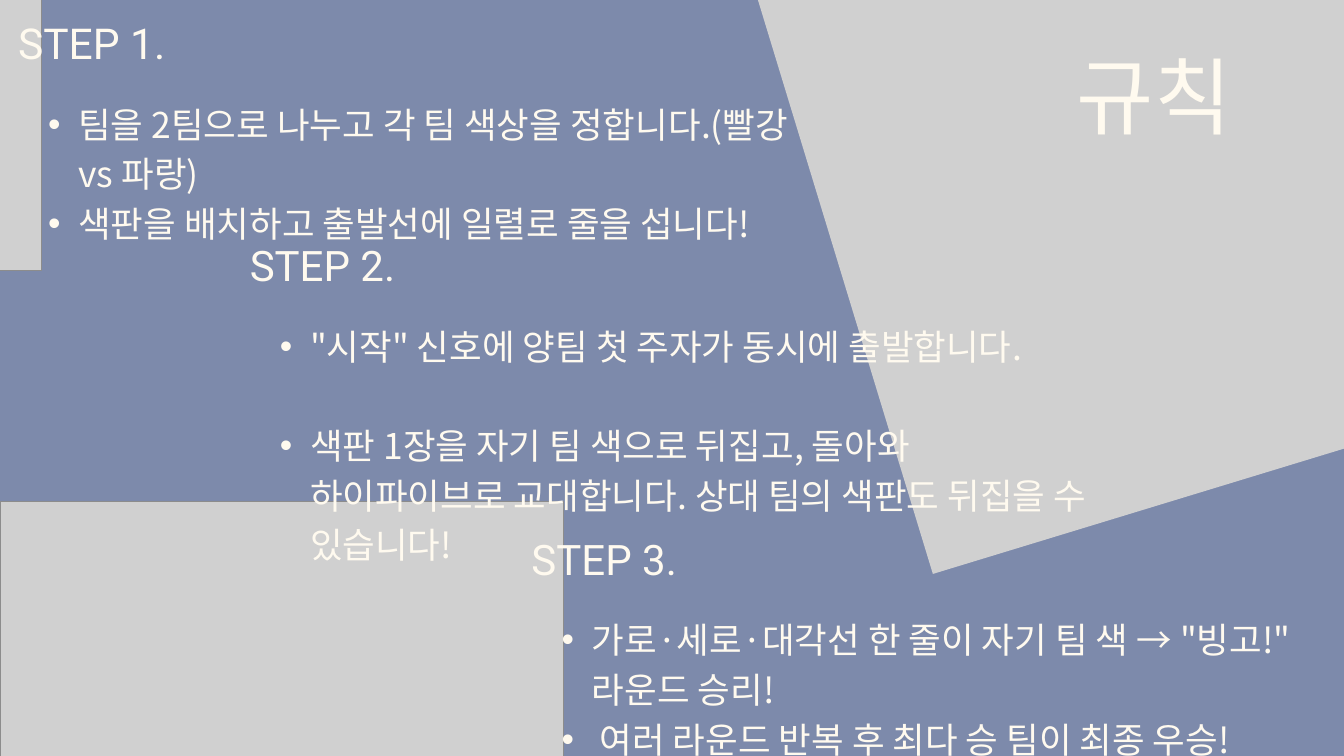
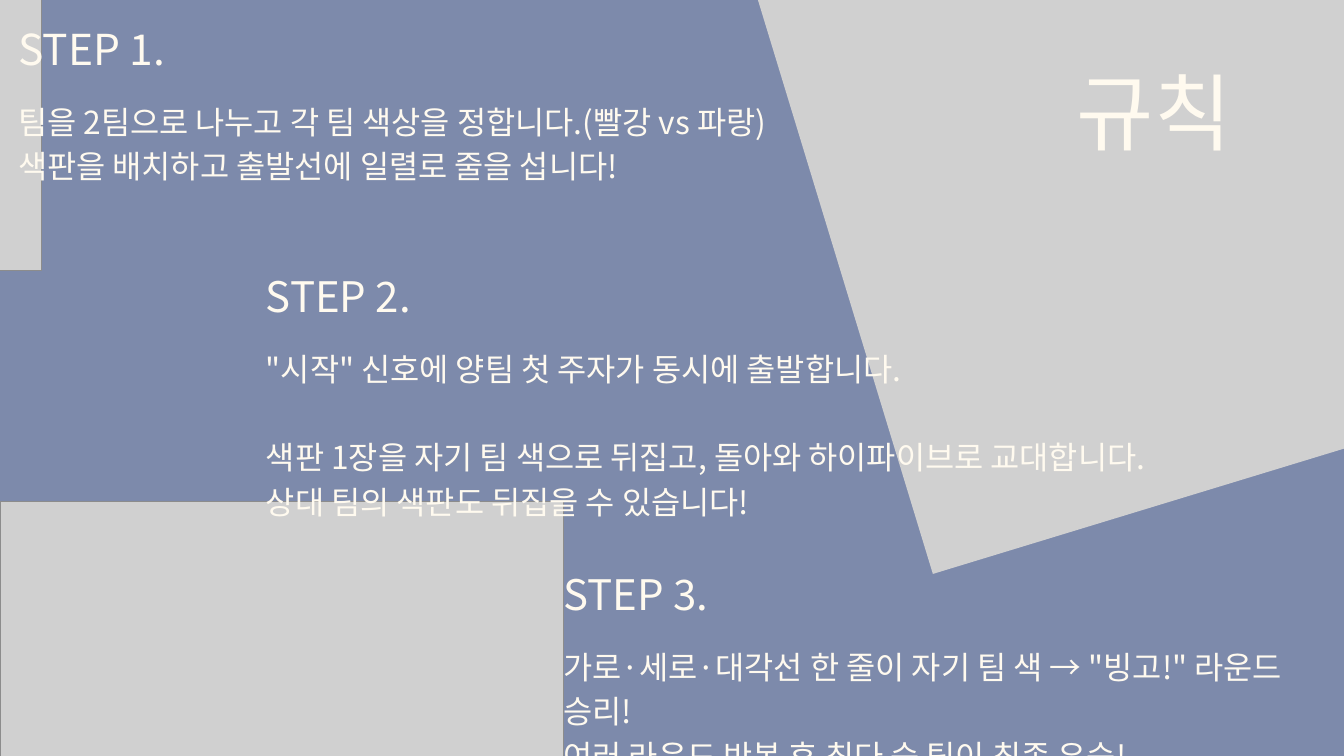
Before and after one commit to tkdgns25300/sunday_play, a slide deck: slide 2 of public/downloads/games/color-flip-bingo/rules.pptx. Drawn at 1344x756 pixels with LibreOffice and Linux fonts; fonts in the diff are those of the drawing; grey boxes stand for pictures. Boxes give left, top, right and bottom in pixels: in the first picture for what was removed or moved away, otherwise in the second. Text is boxed around its words. In the diff, an @@ line names an element or a change of style, - is before the commit and + after.

```diff
--- a/public/downloads/games/color-flip-bingo/rules.pptx
+++ b/public/downloads/games/color-flip-bingo/rules.pptx
@@ text "규칙": place and size @@
-text "규칙" at (1077, 59, 1232, 134)
+text "규칙" at (1077, 75, 1232, 150)
@@ text "팀을 2팀으로 나누고 각 팀 ..." at (18, 101, 766, 187): size 38 to 34 pt; bullet • to none; list level 2 to 1 in "팀을 2팀으로 나누고 각 팀 ..."; line spacing 53.2pt to 47.6pt; list level 2 to 1 in "색판을 배치하고 출발선에 일렬로 줄을 ..." @@
@@ font Roboto to Noto Sans CJK KR in 4 elements at (18, 22, 165, 76), (1077, 75, 1232, 150), (564, 579, 709, 611), (266, 281, 411, 313) @@
@@ text "STEP 2.": place and size @@
-text "STEP 2." at (250, 251, 395, 282)
+text "STEP 2." at (266, 281, 411, 313)
@@ text ""시작" 신호에 양팀 첫 주자가 ...": place and size @@
-text ""시작" 신호에 양팀 첫 주자가 ..." at (310, 324, 1086, 518)
+text ""시작" 신호에 양팀 첫 주자가 ..." at (266, 348, 1146, 522)
@@ text ""시작" 신호에 양팀 첫 주자가 ..." at (266, 348, 1146, 522): size 38 to 34 pt; bullet • to none; list level 2 to 1 in ""시작" 신호에 양팀 첫 주자가 ..."; line spacing 53.2pt to 47.6pt; list level 2 to 1 in "색판 1장을 자기 팀 색으로 ..." @@
@@ text "STEP 3.": place and size @@
-text "STEP 3." at (531, 536, 677, 585)
+text "STEP 3." at (564, 579, 709, 611)
@@ text "가로·세로·대각선 한 줄이 자기 팀 ...": place and size @@
-text "가로·세로·대각선 한 줄이 자기 팀 ..." at (592, 623, 1290, 756)
+text "가로·세로·대각선 한 줄이 자기 팀 ..." at (564, 653, 1281, 726)
@@ text "가로·세로·대각선 한 줄이 자기 팀 ..." at (564, 653, 1281, 726): size 38 to 34 pt; bullet • to none; list level 2 to 1 in "가로·세로·대각선 한 줄이 자기 팀 ..."; line spacing 53.2pt to 47.6pt; list level 2 to 1 in "여러 라운드 반복 후 최다 ..." @@
```
Also in this commit, not shown: 4 other slides changed, 5 other files.
